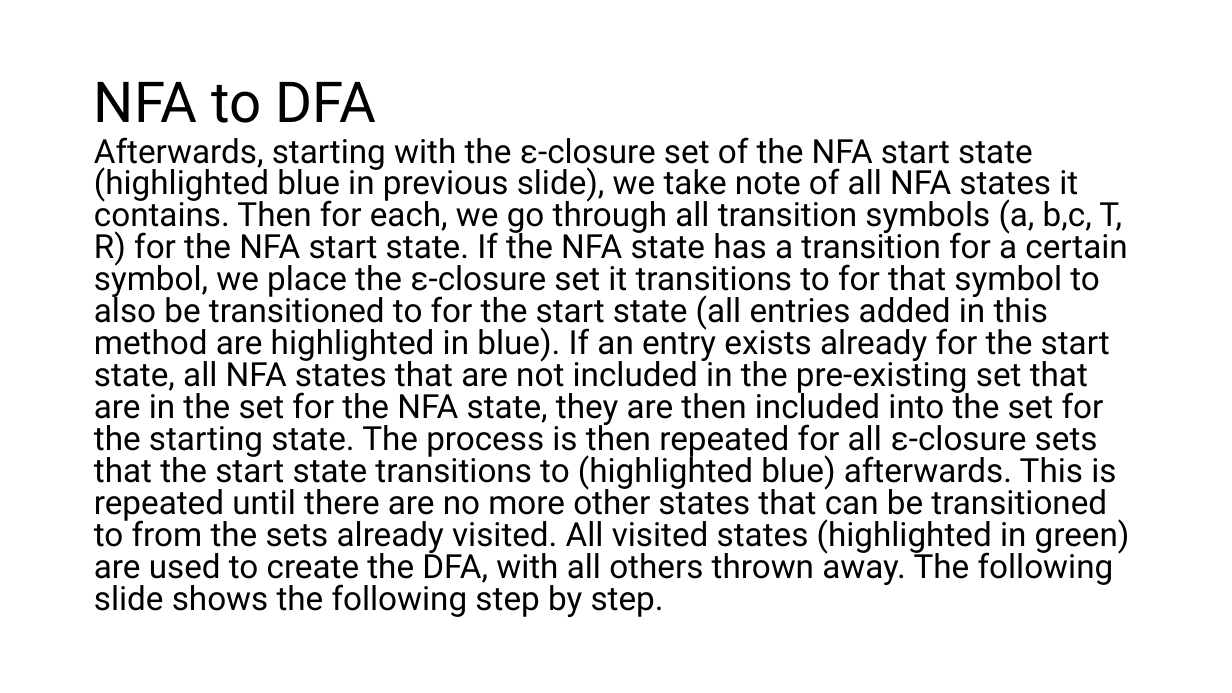
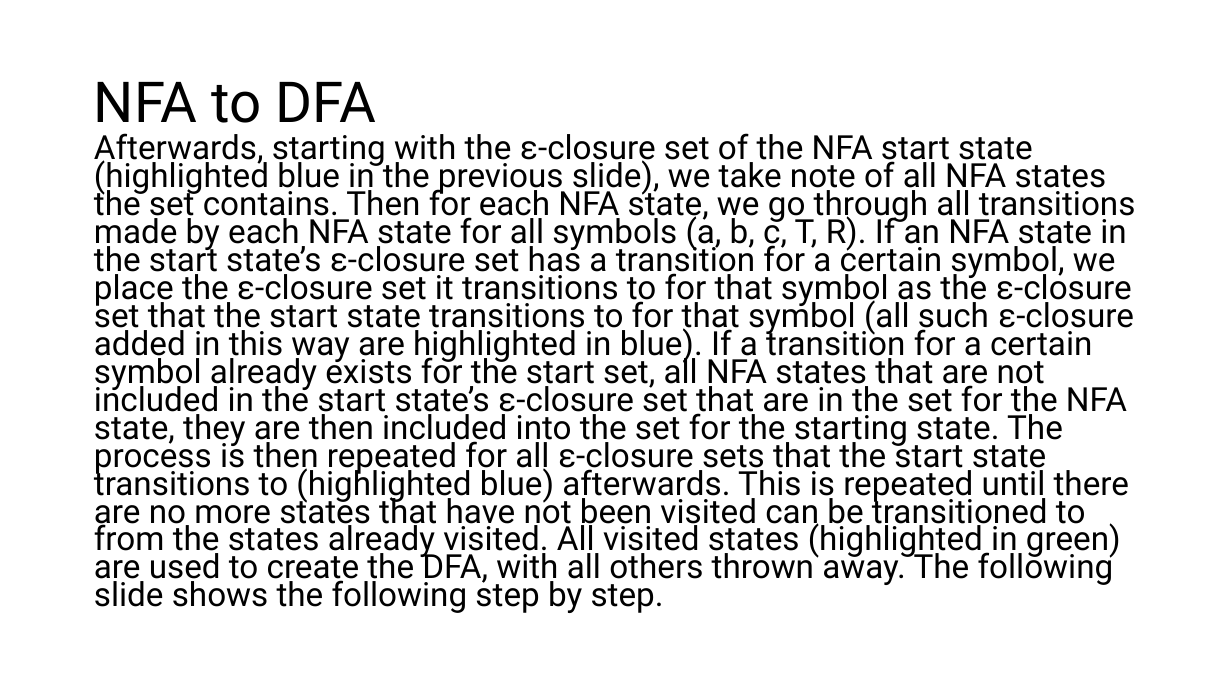
Before and after one commit to Danieldv-s/Research-Materials, a slide deck: slide 31 of Syntax-Analysis/Section2.13Expansion.pptx. Drawn at 1232x693 pixels with LibreOffice and Linux fonts; fonts in the diff are those of the drawing. Boxes give left, top, right and bottom in pixels: in the first picture for what was removed or moved away, otherwise in the second. Text is boxed around its words. In the diff, an @@ line names an element or a change of style, - is before the commit and + after.

```diff
--- a/Syntax-Analysis/Section2.13Expansion.pptx
+++ b/Syntax-Analysis/Section2.13Expansion.pptx
@@ text at (94,133,1136,613): text changed @@
-Afterwards, starting with the ε-closure set of the NFA start state (highlighted blue in previous slide), we take note of all NFA states it contains. Then for each, we go through all transition symbols (a, b,c, T, R) for the NFA start state. If the NFA state has a transition for a certain symbol, we place the ε-closure set it transitions to for that symbol to also be transitioned to for the start state (all entries added in this method are highlighted in blue). If an entry exists already for the start state, all NFA states that are not included in the pre-existing set that are in the set for the NFA state, they are then included into the set for the starting state. The process is then repeated for all ε-closure sets that the start state transitions to (highlighted blue) afterwards. This is repeated until there are no more other states that can be transitioned to from the sets already visited. All visited states (highlighted in green) are used to create the DFA, with all others thrown away. The following slide shows the following step by step.
+Afterwards, starting with the ε-closure set of the NFA start state (highlighted blue in the previous slide), we take note of all NFA states the set contains. Then for each NFA state, we go through all transitions made by each NFA state for all symbols (a, b, c, T, R). If an NFA state in the start state’s ε-closure set has a transition for a certain symbol, we place the ε-closure set it transitions to for that symbol as the ε-closure set that the start state transitions to for that symbol (all such ε-closure added in this way are highlighted in blue). If a transition for a certain symbol already exists for the start set, all NFA states that are not included in the start state’s ε-closure set that are in the set for the NFA state, they are then included into the set for the starting state. The process is then repeated for all ε-closure sets that the start state transitions to (highlighted blue) afterwards. This is repeated until there are no more states that have not been visited can be transitioned to from the states already visited. All visited states (highlighted in green) are used to create the DFA, with all others thrown away. The following slide shows the following step by step.
```
Also in this commit, not shown: 43 other slides changed.
